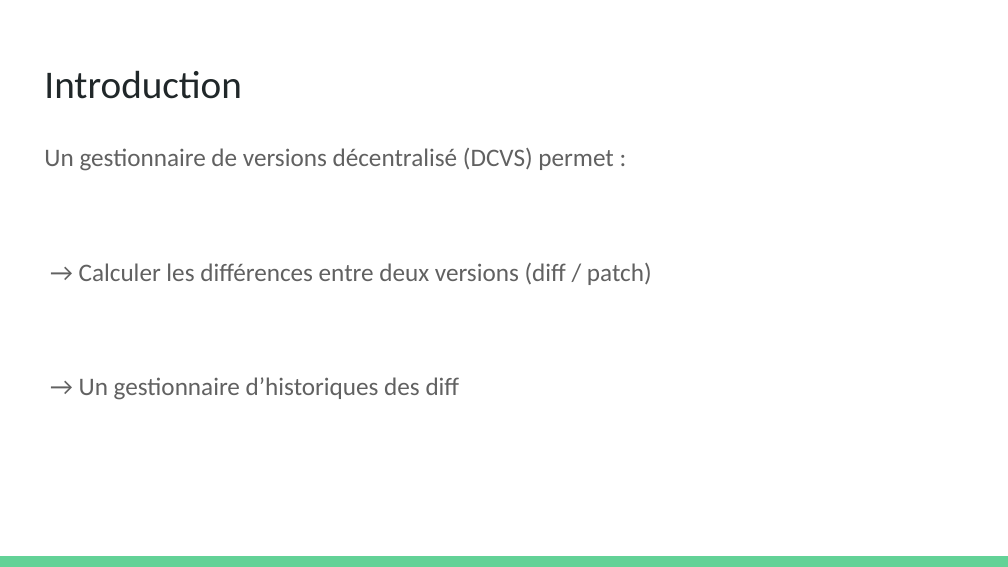
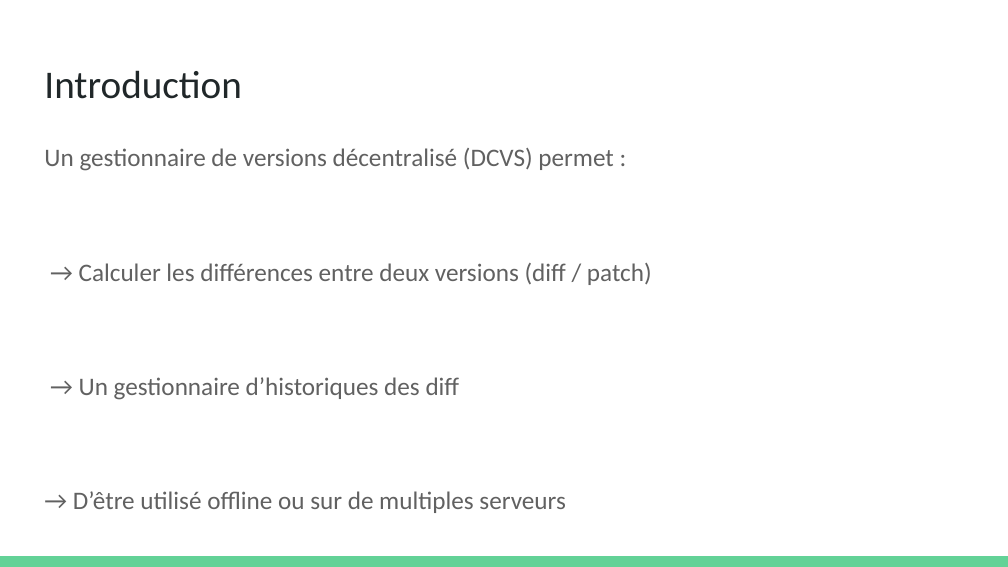
Before and after one commit to olivier-pitton/dant, a slide deck: slide 6 of git/Cours Git.pptx. Drawn at 1008x567 pixels with LibreOffice and Linux fonts; fonts in the diff are those of the drawing. Boxes give left, top, right and bottom in pixels: in the first picture for what was removed or moved away, otherwise in the second. Text is boxed around its words. In the diff, an @@ line names an element or a change of style, - is before the commit and + after.

```diff
--- a/git/Cours Git.pptx
+++ b/git/Cours Git.pptx
@@ text at [73, 491, 565, 513]: paragraph added @@
+→ D’être utilisé offline ou sur de multiples serveurs
```
Also in this commit, not shown: 27 other slides changed, 1 other file.
